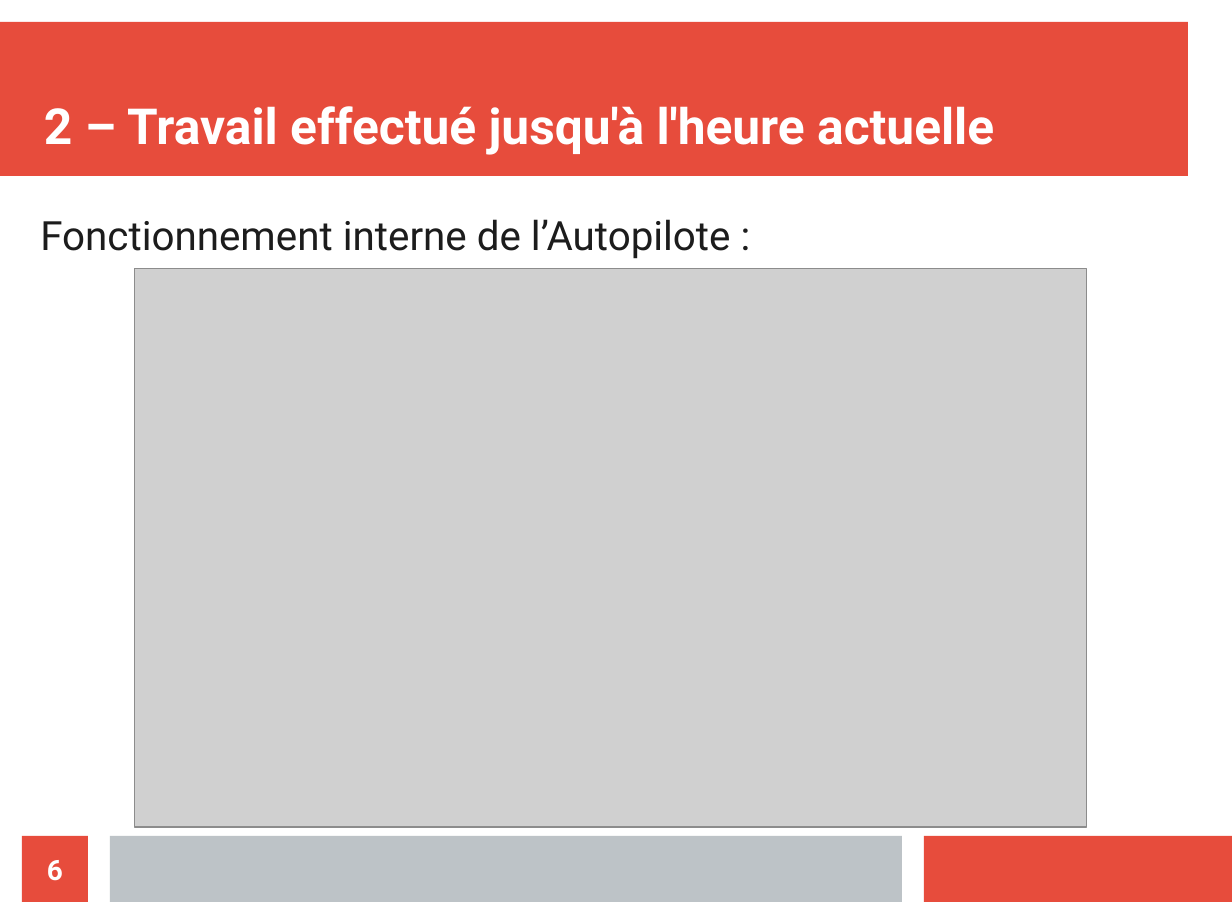
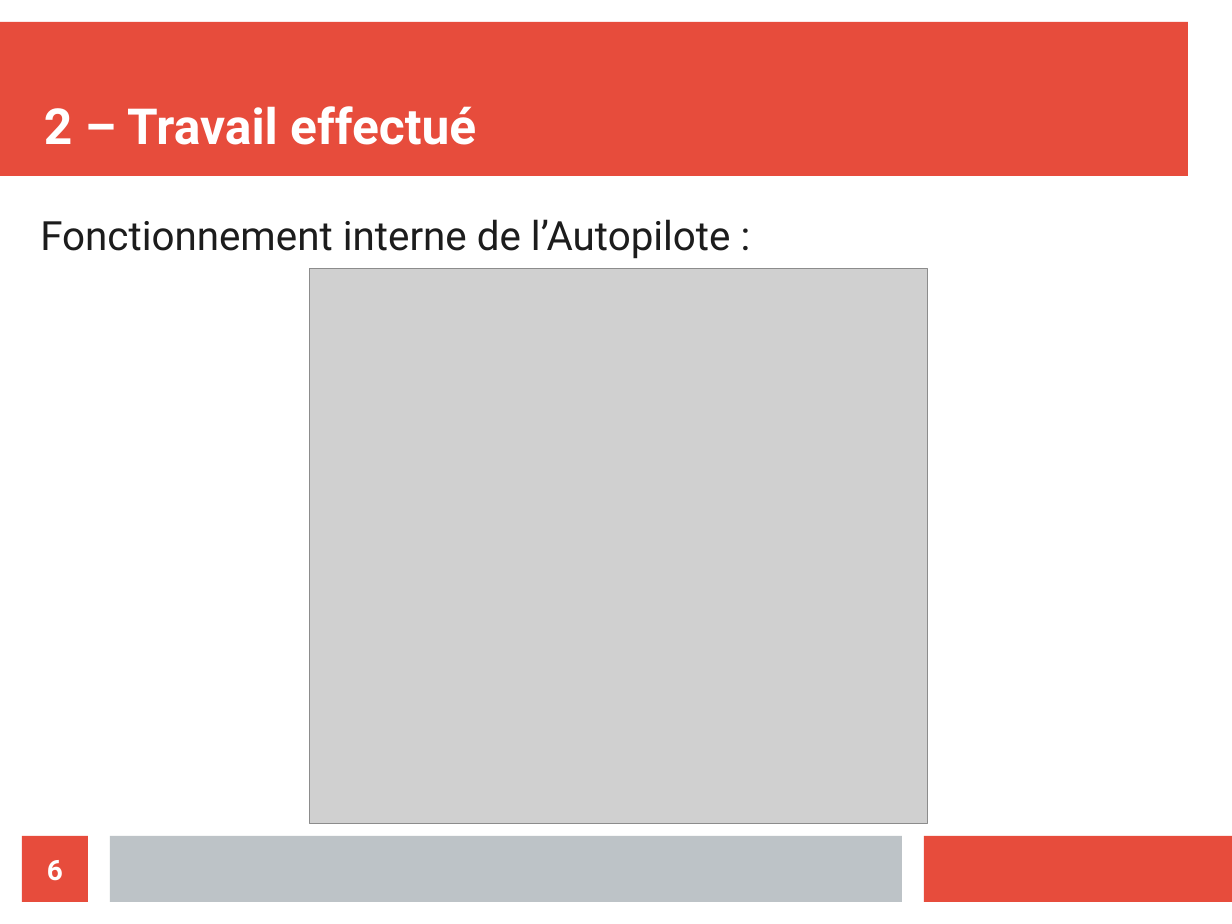
Before and after one commit to athmanmekh/AuttoPIlote-X-OPEN-PILOT, a slide deck: slide 6 of presentation/presentation 3/diapoPresentation (1).odp. Drawn at 1232x924 pixels with LibreOffice and Linux fonts; fonts in the diff are those of the drawing; grey boxes stand for pictures. Boxes give left, top, right and bottom in pixels: in the first picture for what was removed or moved away, otherwise in the second. Text is boxed around its words. In the diff, an @@ line names an element or a change of style, - is before the commit and + after.

```diff
--- a/presentation/presentation 3/diapoPresentation (1).odp
+++ b/presentation/presentation 3/diapoPresentation (1).odp
@@ title at (44, 106, 476, 145): text changed @@
-2 – Travail effectué jusqu'à l'heure actuelle
+2 – Travail effectué
@@ picture: place and size @@
-picture at (134, 268, 1087, 827)
+picture at (310, 268, 928, 824)
```
Also in this commit, not shown: 7 other slides changed, 1 slide added, 1 slide removed, 7 other files.
